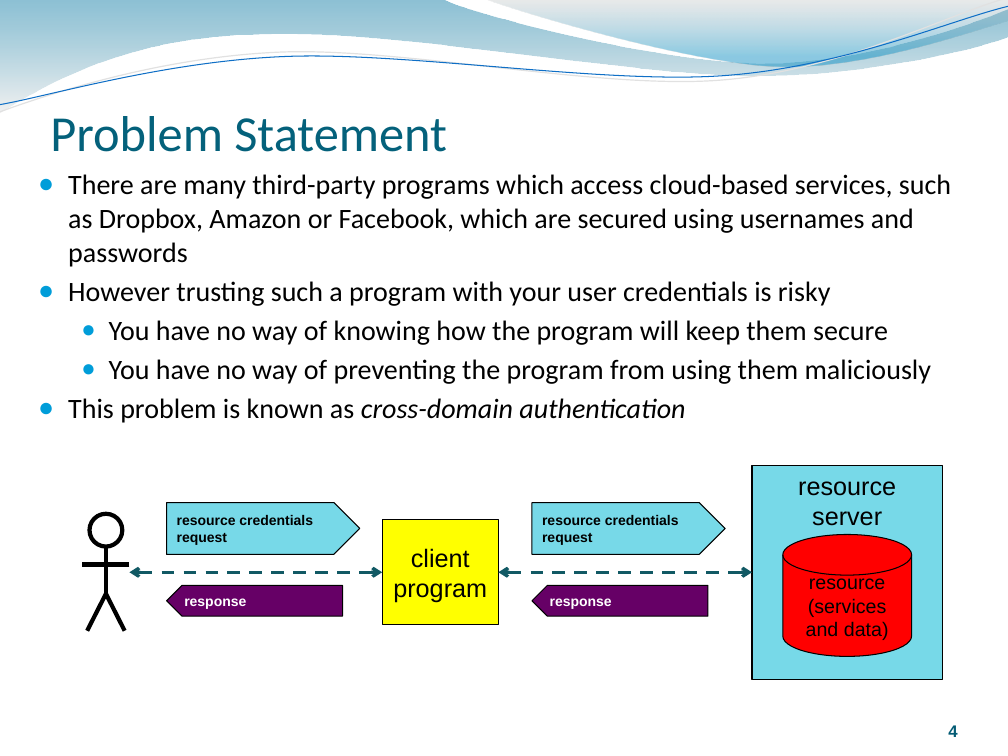
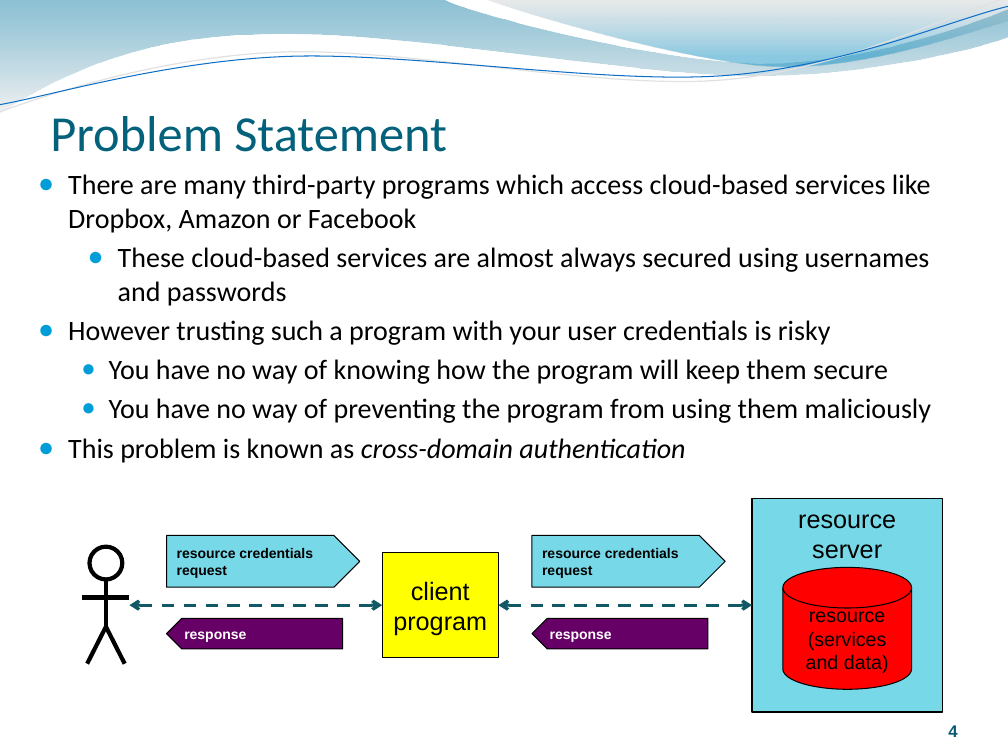
Before and after one commit to rozanski/bcs_spa14, a slide deck: slide 4 of session-materials/Oauth-Session.pptx. Drawn at 1008x756 pixels with LibreOffice and Linux fonts; fonts in the diff are those of the drawing. Boxes give left, top, right and bottom in pixels: in the first picture for what was removed or moved away, otherwise in the second. Text is boxed around its words. In the diff, an @@ line names an element or a change of style, - is before the commit and + after.

```diff
--- a/session-materials/Oauth-Session.pptx
+++ b/session-materials/Oauth-Session.pptx
@@ text at (68, 174, 931, 306): text changed @@
-● There are many third-party programs which access cloud-based services, such as Dropbox, Amazon or Facebook, which are secured using usernames and passwords
+● There are many third-party programs which access cloud-based services like Dropbox, Amazon or Facebook
+● These cloud-based services are almost always secured using usernames and passwords
@@ 4 lines, 2 pentagon arrows, 1 cylinder: place and size @@
-4 lines, 2 pentagon arrows, 1 cylinder at (83, 534, 912, 656)
+4 lines, 2 pentagon arrows, 1 cylinder at (83, 568, 912, 689)
@@ 2 pentagon arrows, 2 rectangles, 2 double arrows, 1 ellipse: place and size @@
-2 pentagon arrows, 2 rectangles, 2 double arrows, 1 ellipse at (90, 466, 942, 679)
+2 pentagon arrows, 2 rectangles, 2 double arrows, 1 ellipse at (90, 498, 942, 712)
```
Also in this commit, not shown: 16 other slides changed, 3 slides added, 2 other files.
